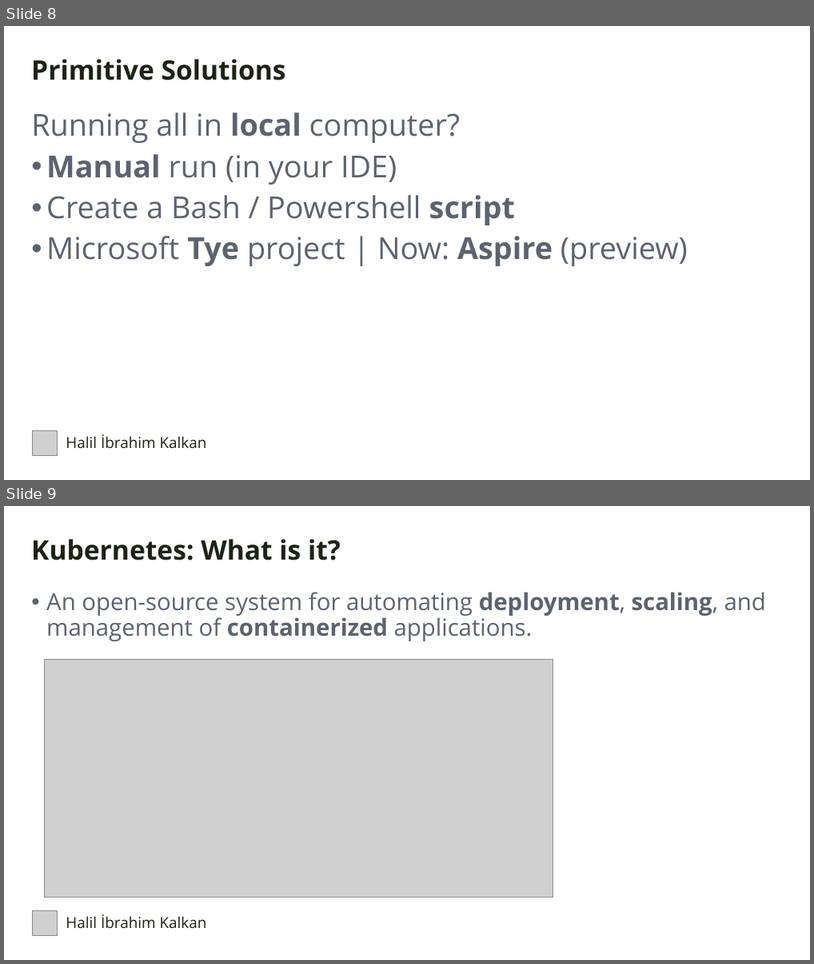
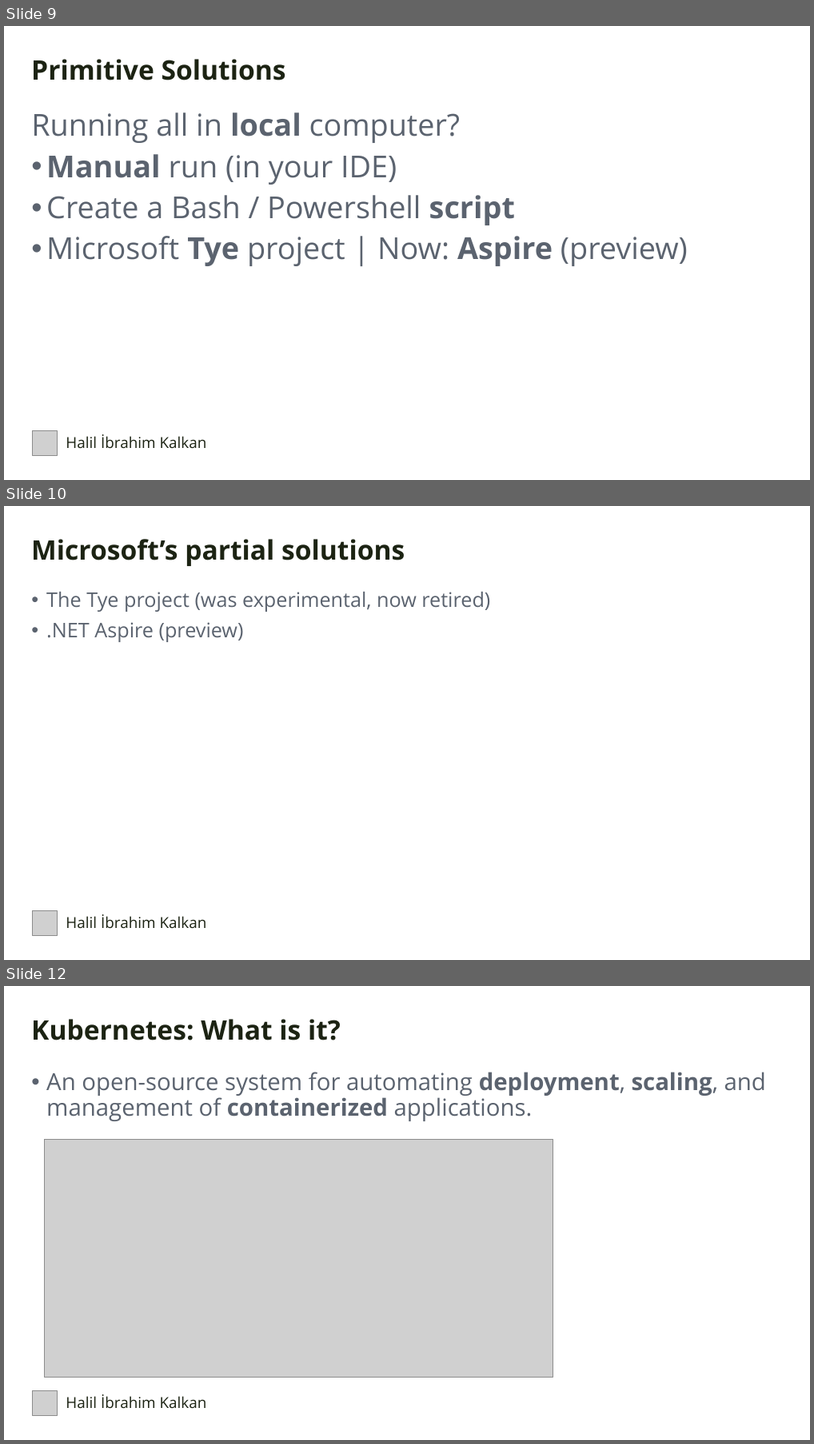
Before and after one commit to hikalkan/presentations, a slide deck: 2024-05-24 DevDays Kubernetes Integrated Dev Environment/Kubernetes Presentation.pptx. Shown one above the other, each under a label of ours: slides 8 and 9 before the commit, slides 9, 10 and 12 after it; the slides between them are not shown. The pictures are 814x964 and 814x1444 pixels, drawn with LibreOffice and Linux fonts; fonts in the diff are those of the drawing; grey boxes stand for pictures; background and template pictures are left out. Boxes give left, top, right and bottom in pixels: in the first picture for what was removed or moved away, otherwise in the second. Text is boxed around its words. In the diff, an @@ line names an element or a change of style, - is before the commit and + after.

```diff
--- a/2024-05-24 DevDays Kubernetes Integrated Dev Environment/Kubernetes Presentation.pptx
+++ b/2024-05-24 DevDays Kubernetes Integrated Dev Environment/Kubernetes Presentation.pptx
@@ slide 10 added at box(4, 506, 810, 960), background picture (left out) @@
@@ text added at box(31, 539, 405, 566), 32 pt, text #1C2313, bold @@
+Microsoft’s partial solutions
@@ text added at box(46, 592, 490, 642), 24 pt, text #5B636F @@
+• The Tye project (was experimental, now retired)
+• .NET Aspire (preview)
@@ picture added at box(32, 910, 57, 935) @@
@@ text added at box(66, 914, 207, 928), 18 pt, text #1C2313 @@
+Halil İbrahim Kalkan
@@ what was slide 8 is now slide 9 @@
@@ what was slide 9 is now slide 12 @@
```
Also in this commit, not shown: 1 slide changed, 2 other slides added.
